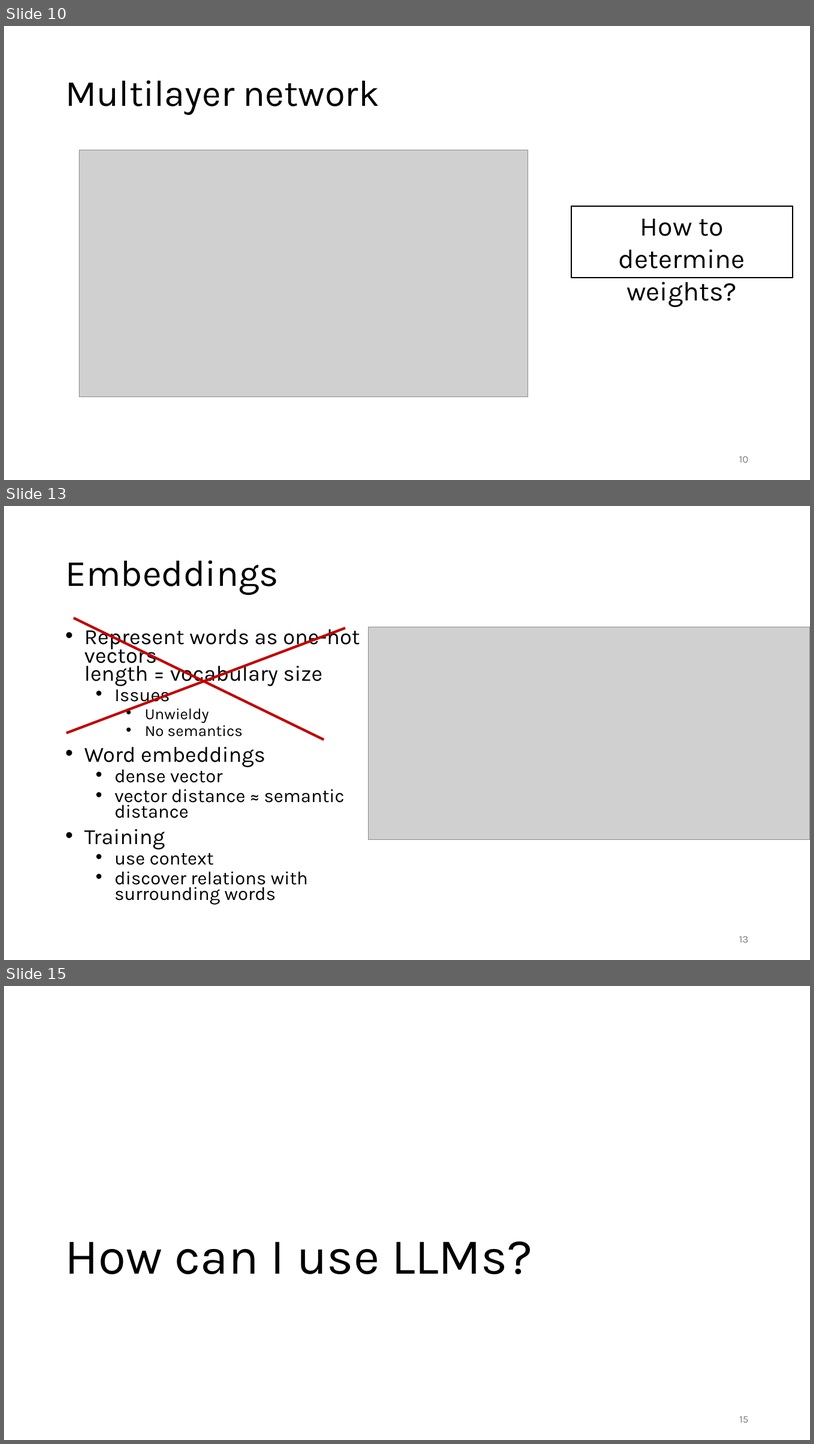
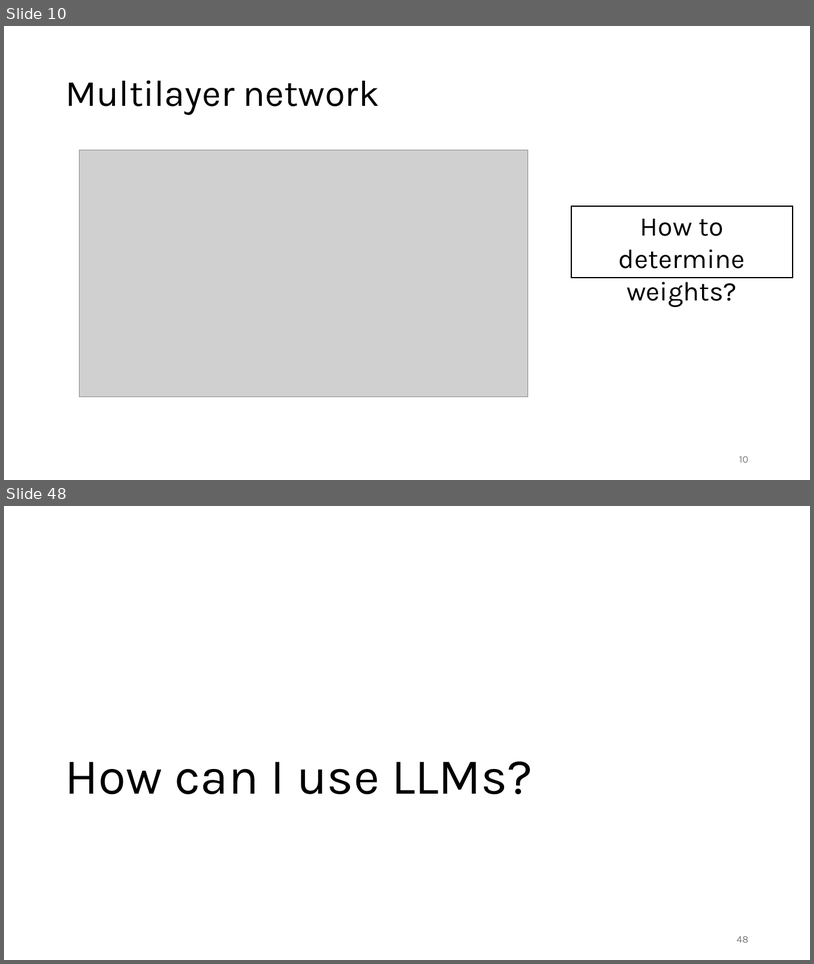
Before and after one commit to gjbex/Deploying-LLMs-locally, a slide deck: local_LLMs.pptx. Shown one above the other, each under a label of ours: slides 10, 13 and 15 before the commit, slides 10 and 48 after it; the slides between them are not shown. The pictures are 814x1444 and 814x964 pixels, drawn with LibreOffice and Linux fonts; fonts in the diff are those of the drawing; grey boxes stand for pictures. Boxes give left, top, right and bottom in pixels: in the first picture for what was removed or moved away, otherwise in the second. Text is boxed around its words. In the diff, an @@ line names an element or a change of style, - is before the commit and + after.

```diff
--- a/local_LLMs.pptx
+++ b/local_LLMs.pptx
@@ slide 13 removed at <box>4,506,810,960</box>, background #FFFFFF @@
@@ title removed at <box>65,560,279,595</box> @@
-Embeddings
@@ line removed from (66, 733) to (346, 628) @@
@@ line removed from (74, 618) to (324, 739) @@
@@ text removed at <box>84,624,360,904</box> @@
-• Represent words as one-hot vectors
-  length = vocabulary size
-  • Issues
-    • Unwieldy
-    • No semantics
-• Word embeddings
-  • dense vector
-  • vector distance ≈ semantic distance
-• Training
-  • use context
-  • discover relations with surrounding words
@@ picture removed at <box>368,627,810,840</box> @@
@@ page number removed at <box>740,936,749,942</box> @@
-13
@@ what was slide 15 is now slide 48 @@
@@ page number at <box>737,936,749,942</box>: text changed @@
-15
+48
```
Also in this commit, not shown: 4 slides changed, 34 slides added.
